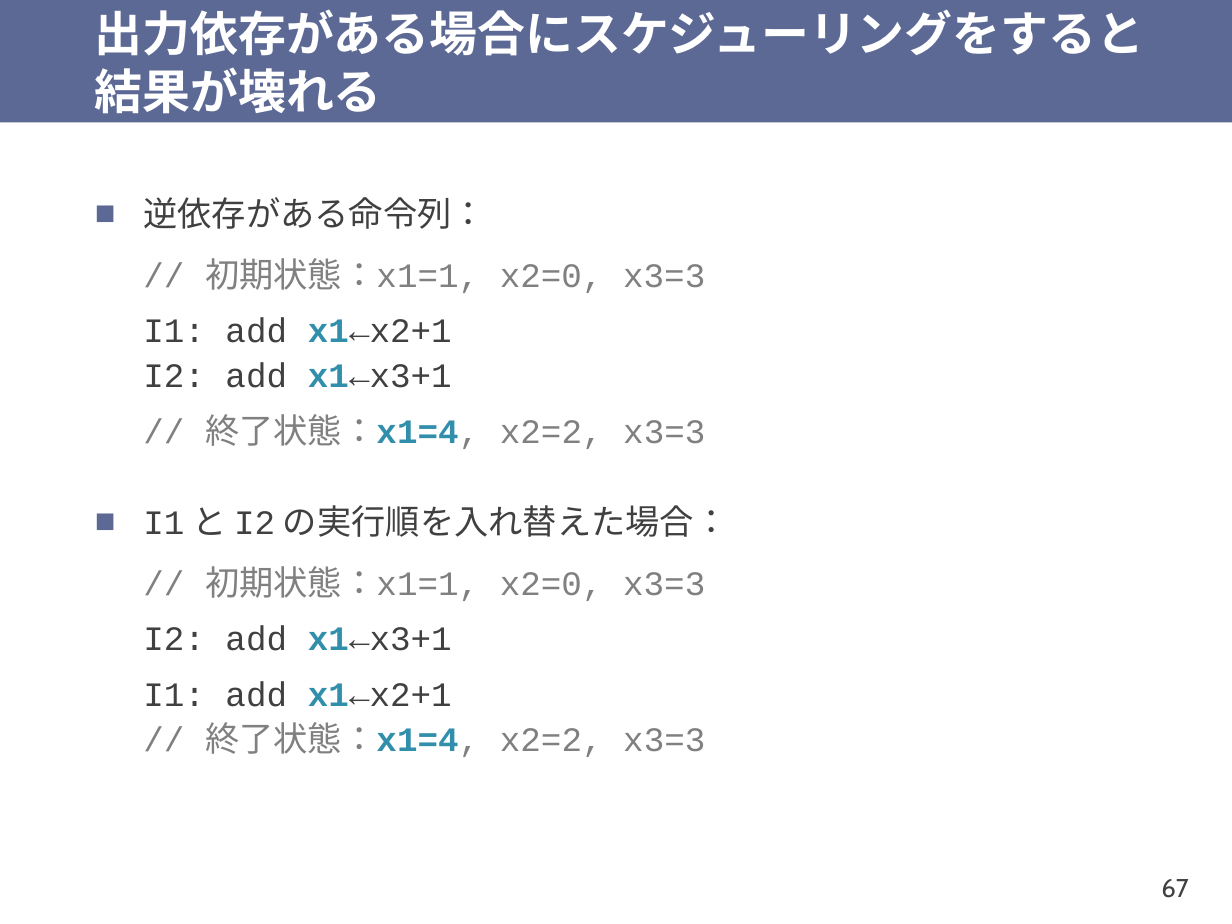
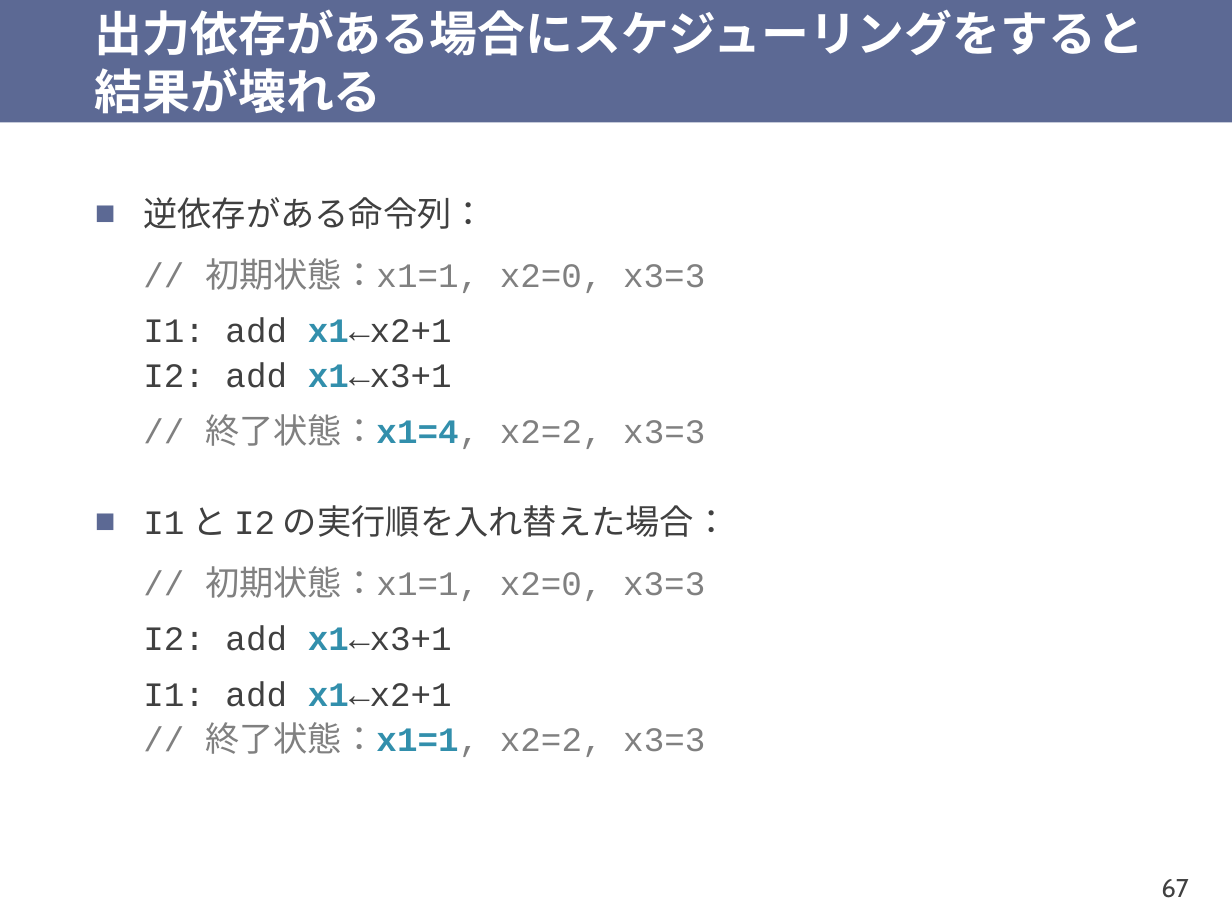
Before and after one commit to shioyadan/otya-computer-architecture-i, a slide deck: slide 67 of cai-shioya-07.pptx. Drawn at 1232x924 pixels with LibreOffice and Linux fonts; fonts in the diff are those of the drawing. Boxes give left, top, right and bottom in pixels: in the first picture for what was removed or moved away, otherwise in the second. Text is boxed around its words. In the diff, an @@ line names an element or a change of style, - is before the commit and + after.

```diff
--- a/cai-shioya-07.pptx
+++ b/cai-shioya-07.pptx
@@ text at box(143, 681, 705, 757): text changed @@
-  I1: add x1←x2+1
-  // 終了状態：x1=4, x2=2, x3=3
+  I1: add x1←x2+1
+  // 終了状態：x1=1, x2=2, x3=3
```
Also in this commit, not shown: 1 other file.
